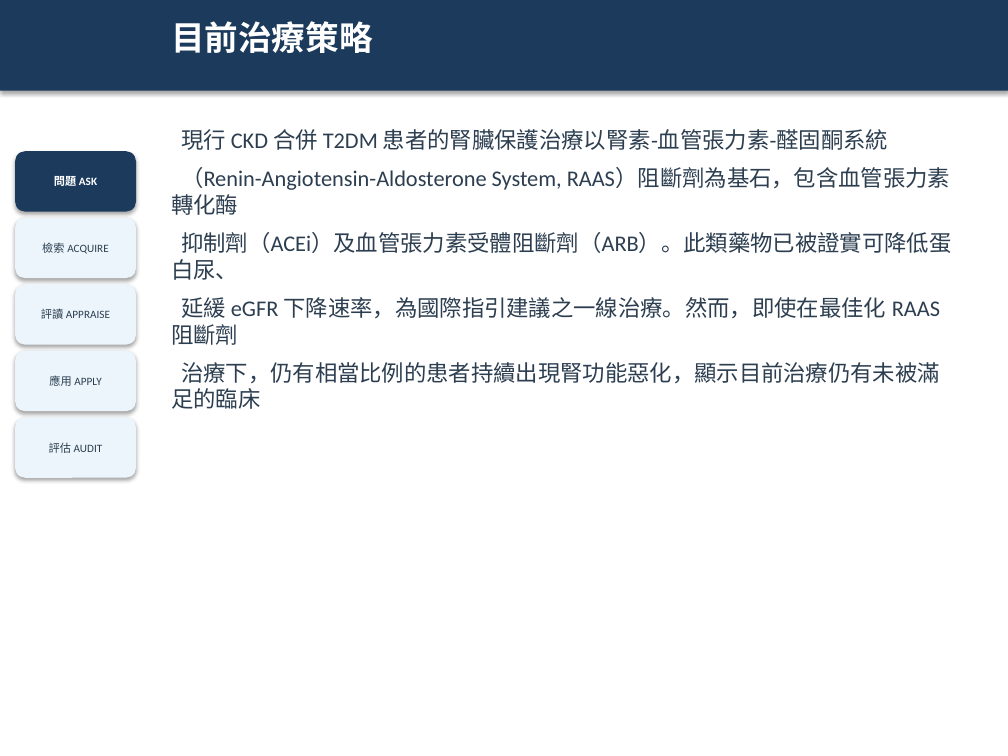
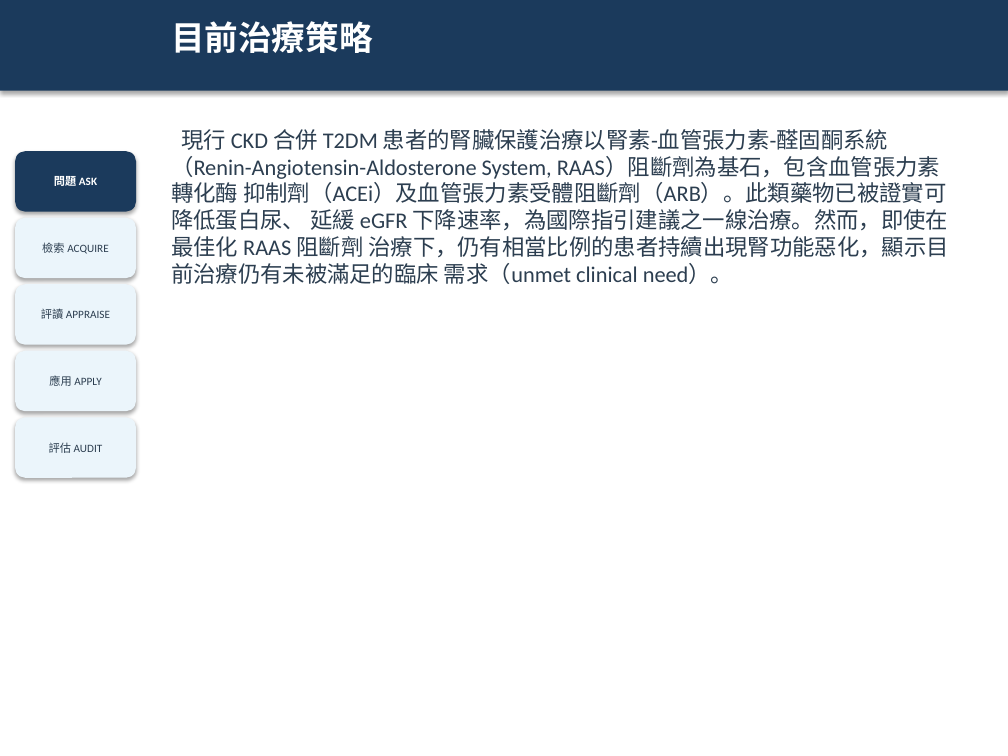
Before and after one commit to platypus31/ebm-report-pipeline, a slide deck: slide 9 of projects/example-sglt2i-ckd/06_slides/ebm-report.pptx (slide 8 before the commit). Drawn at 1008x756 pixels with LibreOffice and Linux fonts; fonts in the diff are those of the drawing. Boxes give left, top, right and bottom in pixels: in the first picture for what was removed or moved away, otherwise in the second. Text is boxed around its words. In the diff, an @@ line names an element or a change of style, - is before the commit and + after.

```diff
--- a/projects/example-sglt2i-ckd/06_slides/ebm-report.pptx
+++ b/projects/example-sglt2i-ckd/06_slides/ebm-report.pptx
@@ text at [171,129,949,284]: text changed @@
-現行 CKD 合併 T2DM 患者的腎臟保護治療以腎素-血管張力素-醛固酮系統
-（Renin-Angiotensin-Aldosterone System, RAAS）阻斷劑為基石，包含血管張力素轉化酶
-抑制劑（ACEi）及血管張力素受體阻斷劑（ARB）。此類藥物已被證實可降低蛋白尿、
-延緩 eGFR 下降速率，為國際指引建議之一線治療。然而，即使在最佳化 RAAS 阻斷劑
-治療下，仍有相當比例的患者持續出現腎功能惡化，顯示目前治療仍有未被滿足的臨床
+現行 CKD 合併 T2DM 患者的腎臟保護治療以腎素-血管張力素-醛固酮系統 （Renin-Angiotensin-Aldosterone System, RAAS）阻斷劑為基石，包含血管張力素轉化酶 抑制劑（ACEi）及血管張力素受體阻斷劑（ARB）。此類藥物已被證實可降低蛋白尿、 延緩 eGFR 下降速率，為國際指引建議之一線治療。然而，即使在最佳化 RAAS 阻斷劑 治療下，仍有相當比例的患者持續出現腎功能惡化，顯示目前治療仍有未被滿足的臨床 需求（unmet clinical need）。
```
Also in this commit, not shown: 7 other slides changed, 2 other files.
